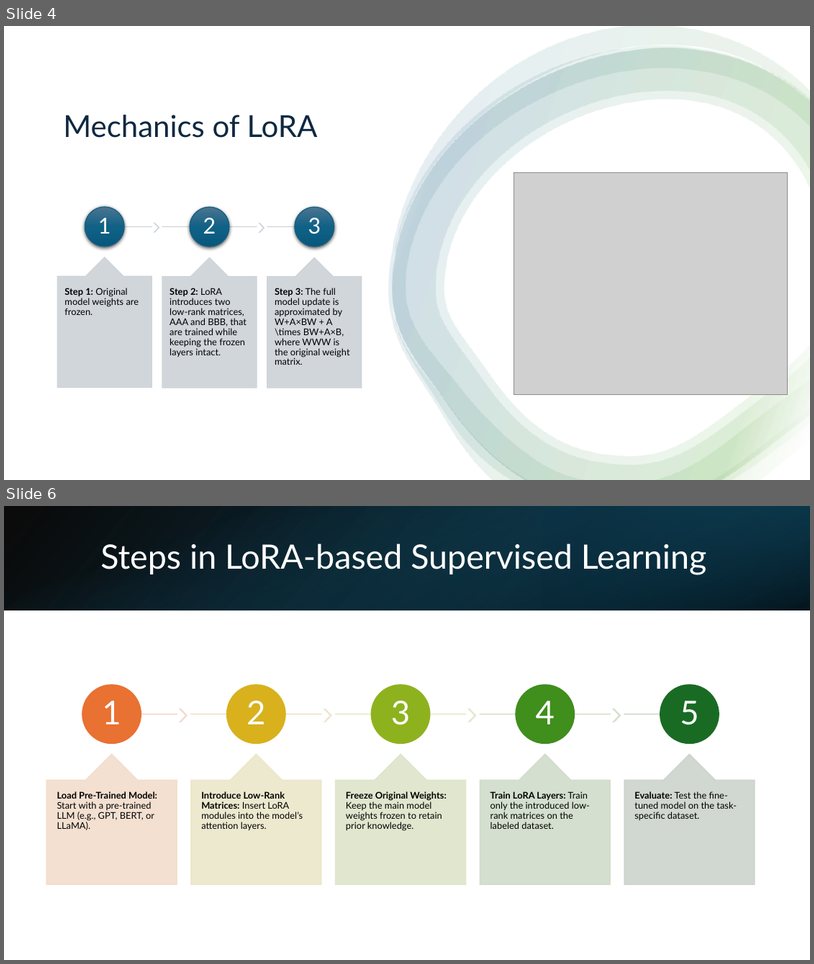
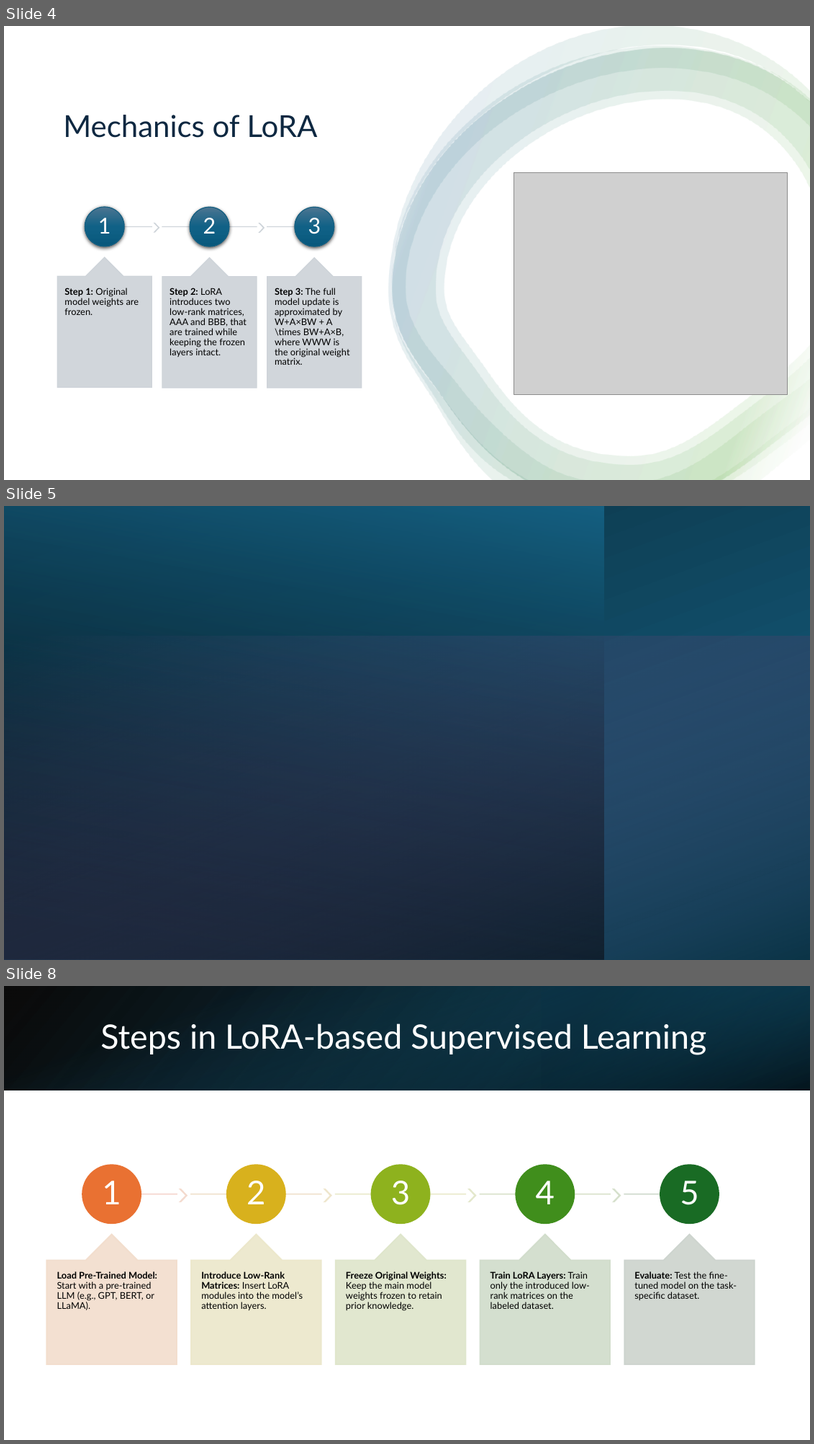
Before and after one commit to Alisha-Rath/CS-297-98, a slide deck: PPT/LoRA (Low-Rank Adaptation) for Supervised Learning.pptx. Shown one above the other, each under a label of ours: slides 4 and 6 before the commit, slides 4, 5 and 8 after it; the slides between them are not shown. The pictures are 814x964 and 814x1444 pixels, drawn with LibreOffice and Linux fonts; fonts in the diff are those of the drawing; grey boxes stand for pictures; background and template pictures are left out. Boxes give left, top, right and bottom in pixels: in the first picture for what was removed or moved away, otherwise in the second. Text is boxed around its words. In the diff, an @@ line names an element or a change of style, - is before the commit and + after.

```diff
--- a/PPT/LoRA (Low-Rank Adaptation) for Supervised Learning.pptx
+++ b/PPT/LoRA (Low-Rank Adaptation) for Supervised Learning.pptx
@@ slide 5 added at bbox=[4, 506, 810, 960], background picture (left out) @@
@@ rectangle added at bbox=[4, 506, 810, 960], fill gradient #156082 to #0B3041 @@
@@ rectangle added at bbox=[4, 506, 604, 960], fill gradient #000000 to #156082 @@
@@ rectangle added at bbox=[4, 636, 810, 960], fill gradient #D86ECC to #000000 @@
@@ what was slide 6 is now slide 8 @@
```
Also in this commit, not shown: 1 other slide added, 46 other files.
